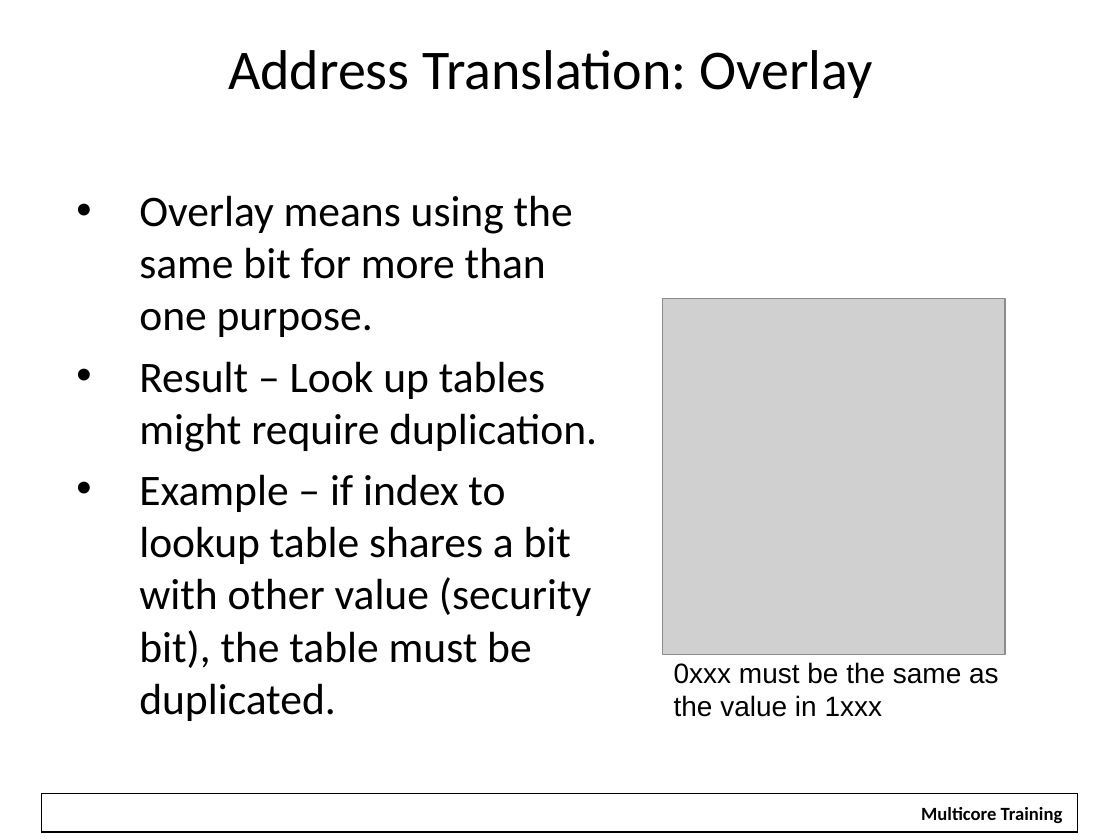
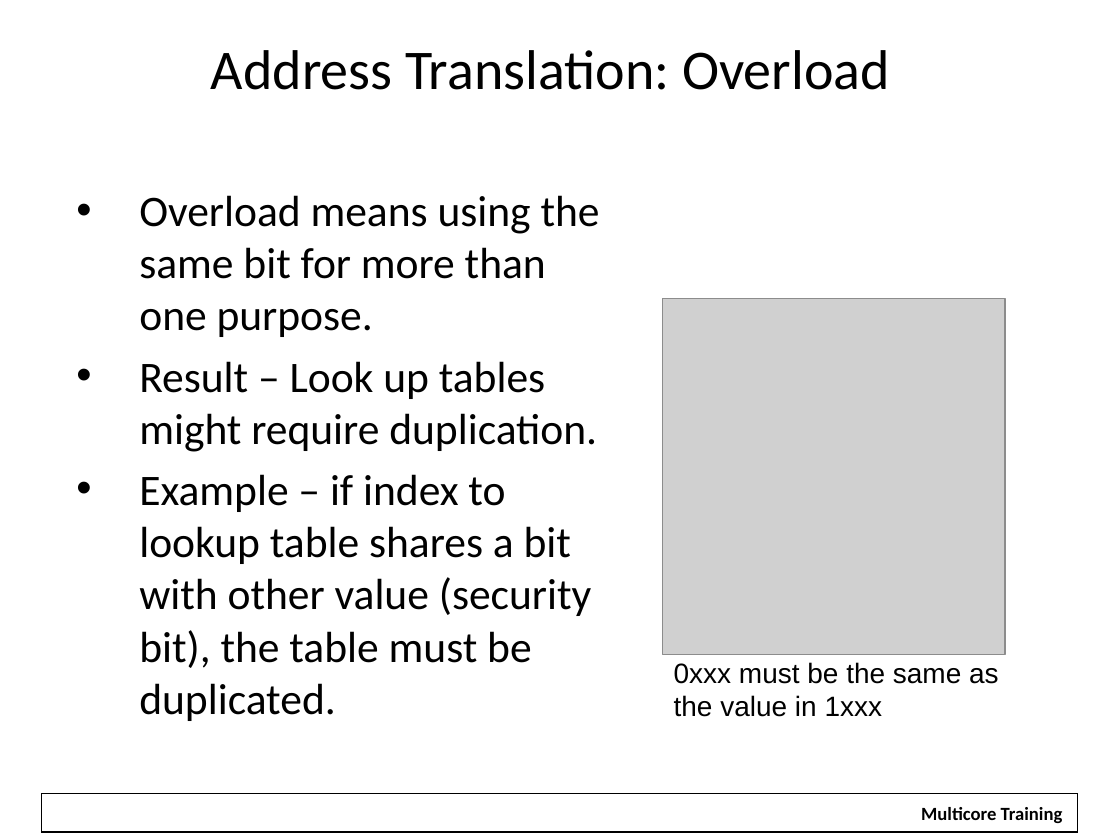
Before and after one commit to hari1989/keystone-workshop, a slide deck: slide 18 of slides/Intro to Hyperlink.pptx (slide 19 before the commit). Drawn at 1120x840 pixels with LibreOffice and Linux fonts; fonts in the diff are those of the drawing; grey boxes stand for pictures; background and template pictures are left out. Boxes give left, top, right and bottom in pixels: in the first picture for what was removed or moved away, otherwise in the second. Text is boxed around its words. In the diff, an @@ line names an element or a change of style, - is before the commit and + after.

```diff
--- a/slides/Intro to Hyperlink.pptx
+++ b/slides/Intro to Hyperlink.pptx
@@ text at bbox=[211, 50, 890, 90]: text changed @@
-Address Translation: Overlay
+Address Translation: Overload
@@ text at bbox=[139, 195, 600, 337]: text changed @@
-• Overlay means using the same bit for more than one purpose.
+• Overload means using the same bit for more than one purpose.
```
Also in this commit, not shown: 18 other slides changed, 1 slide removed.
